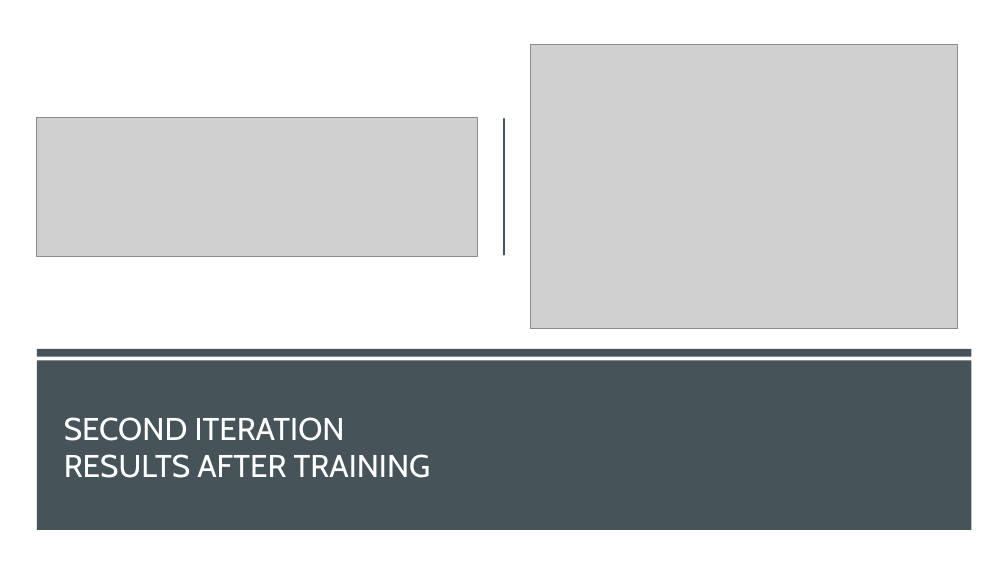
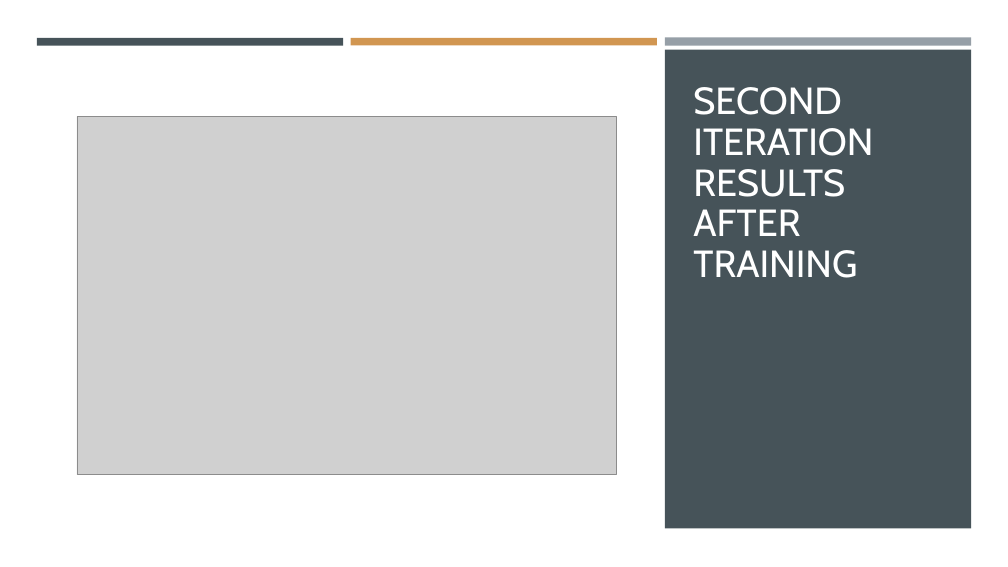
Before and after one commit to SvenWeiss-HDM/Classification, a slide deck: slide 21 of HDM Data Science v0226 _copySven.pptx. Drawn at 1008x567 pixels with LibreOffice and Linux fonts; fonts in the diff are those of the drawing; grey boxes stand for pictures. Boxes give left, top, right and bottom in pixels: in the first picture for what was removed or moved away, otherwise in the second. Text is boxed around its words. In the diff, an @@ line names an element or a change of style, - is before the commit and + after.

```diff
--- a/HDM Data Science v0226 _copySven.pptx
+++ b/HDM Data Science v0226 _copySven.pptx
@@ rectangle added at bbox=[37, 38, 343, 45], fill #465359 @@
@@ rectangle added at bbox=[351, 38, 657, 45], fill #D19651 @@
@@ rectangle added at bbox=[665, 38, 971, 46], fill #969FA7 @@
@@ rectangle added at bbox=[665, 50, 971, 529], fill #465359 @@
@@ title "SECOND ITERATION RESULTS AFTER TRAINING": place and size @@
-title "SECOND ITERATION RESULTS AFTER TRAINING" at bbox=[64, 417, 431, 478]
+title "SECOND ITERATION RESULTS AFTER TRAINING" at bbox=[693, 87, 873, 278]
@@ title "SECOND ITERATION RESULTS AFTER TRAINING" at bbox=[693, 87, 873, 278]: size 30 to 36 pt; line spacing 1 to 0.9; vertical alignment middle to bottom @@
@@ picture removed at bbox=[36, 117, 477, 256] @@
@@ picture: place and size @@
-picture at bbox=[531, 45, 958, 329]
+picture at bbox=[77, 116, 616, 475]
@@ line removed from (504, 119) to (504, 255) @@
@@ rectangle removed at bbox=[37, 349, 972, 356] @@
@@ rectangle removed at bbox=[37, 361, 972, 530] @@
```
Also in this commit, not shown: 1 slide added, 18 other files.
